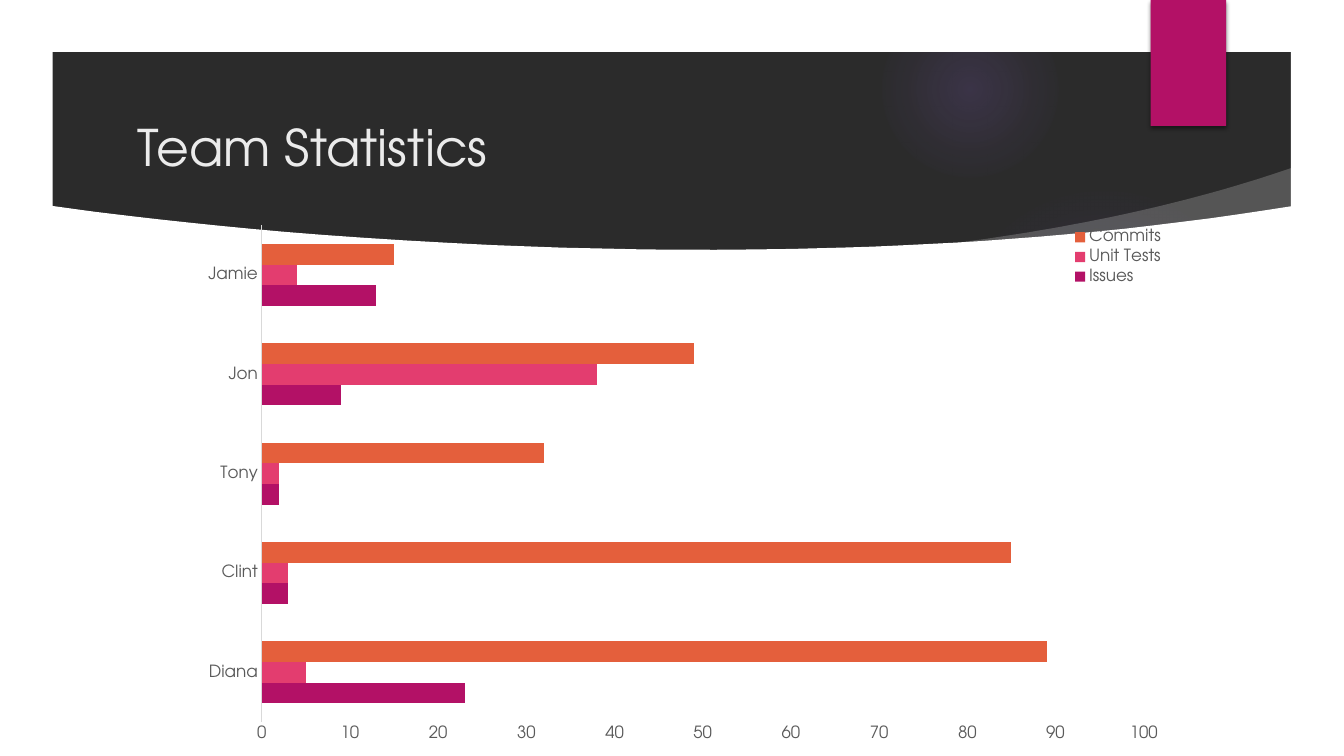
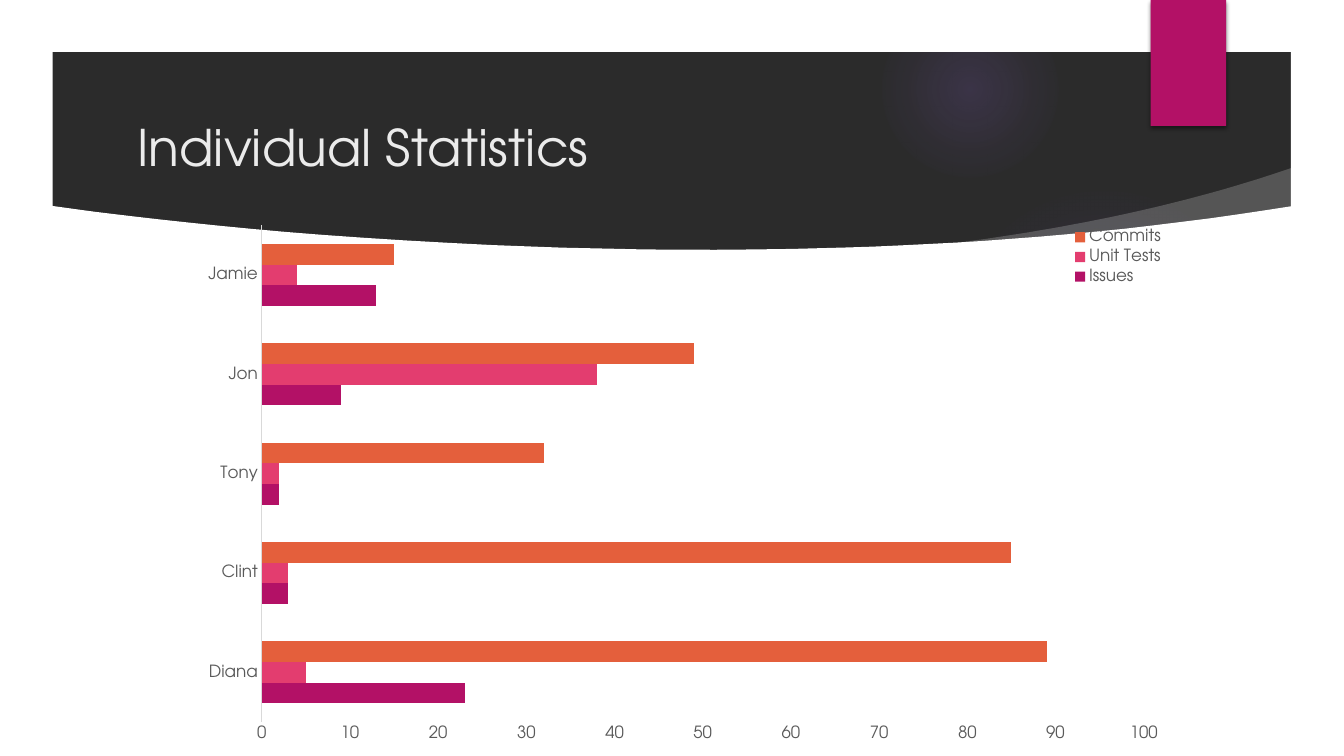
Before and after one commit to dianaruth/cs373-idb, a slide deck: slide 10 of swewars.pptx (slide 9 before the commit). Drawn at 1344x756 pixels with LibreOffice and Linux fonts; fonts in the diff are those of the drawing; background and template pictures are left out; a plain dark background stands for a picture behind light text. Boxes give left, top, right and bottom in pixels: in the first picture for what was removed or moved away, otherwise in the second. Text is boxed around its words. In the diff, an @@ line names an element or a change of style, - is before the commit and + after.

```diff
--- a/swewars.pptx
+++ b/swewars.pptx
@@ title at [137,128,589,167]: text changed @@
-Team Statistics
+Individual Statistics
```
Also in this commit, not shown: 5 other slides changed, 1 slide added.
